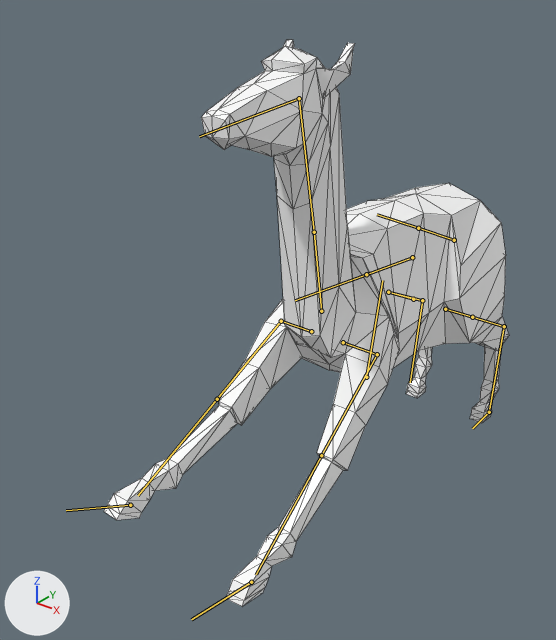
What one commit did to the glTF model dist-wax/assets/rig-a-jig/Llama_skinned.glb.
One viewpoint serves both versions: a 50 mm camera at (4.04, -6.5, 6.23) aimed at (-0.56, -0.75, 2.67). Arrows for +X, +Y and +Z are at lower left; the lights stay in place. The picture after the commit comes second. Both versions are drawn at frame 9 of the action 'Jump'; the numbers are the values there. The bones that change, and the others that lie on the model, are drawn over the model as lines. Mesh edges are drawn as thin lines.

The first picture shows 'Llama'.
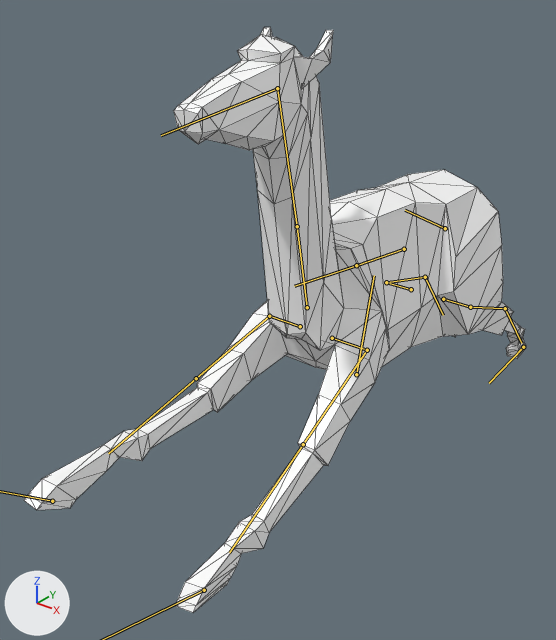
Pixel boxes [x1, y1, x2, y2] of what changed, in the pictures (556 x 640 px):
'Llama', posed (24% wider): before [104, 40, 509, 606]; after [24, 27, 526, 612]
bone 'Body', root to tip: before (366, 377) to (382, 280); after (356, 374) to (374, 275)
bone 'FrontLeg.R', root to tip: before (311, 331) to (281, 321); after (300, 326) to (269, 316)
bone 'BackLeg.R', root to tip: before (413, 299) to (388, 292); after (411, 289) to (386, 282)
bone 'BackLowLeg.R', root to tip: before (422, 300) to (410, 382); after (425, 277) to (443, 315)
bone 'FrontLeg.L', root to tip: before (343, 342) to (377, 354); after (332, 338) to (367, 350)
bone 'BackLeg.L', root to tip: before (445, 309) to (472, 317); after (443, 299) to (470, 307)
bone 'BackLowLeg.L', root to tip: before (504, 326) to (489, 412); after (505, 308) to (521, 343)
bone 'Back', root to tip: before (454, 240) to (418, 228); after (445, 228) to (405, 210)
bone 'Shoulders', root to tip: before (321, 311) to (314, 232); after (307, 307) to (297, 226)
bone 'Hips', root to tip: before (412, 257) to (366, 274); after (404, 249) to (356, 265)
bone 'BackFoot.L', root to tip: before (489, 412) to (472, 428); after (523, 347) to (489, 383)

The change in detail:
Bone 'FrontFoot.R' (bone_frontfoot_r) moves from (0.0, 1.9, -1.45) to (0.0, 2.69, -2.0).
Bone 'FrontFoot.R' (bone_frontfoot_r) turns from (-29, 0, 0) to (-40, 0, 0) degrees about its own x, y and z.
Bone 'Body' (bone_body) moves from (0.0, -0.04, -0.17) to (0.0, 0.09, 0.04).
Bone 'Body' (bone_body) turns from (-11, 0, 0) to (-12, 0, 0) degrees about its own x, y and z.
Bone 'FrontLeg.R' (bone_frontleg_r) turns from (0, 45, 0) to (0, 56, 0) degrees about its own x, y and z.
Bone 'BackLeg.R' (bone_backleg_r) moves from (0.03, 0.0, -0.19) to (0.11, 0.0, -0.31).
Bone 'BackLeg.R' (bone_backleg_r) turns from (0, -56, 0) to (0, -68, 0) degrees about its own x, y and z.
Bone 'BackLowLeg.R' (bone_backlowleg_r) turns from (-44, 0, 0) to (-9, 0, 0) degrees about its own x, y and z.
Bone 'FrontLeg.L' (bone_frontleg_l) turns from (0, -32, 0) to (0, -40, 0) degrees about its own x, y and z.
Bone 'BackLeg.L' (bone_backleg_l) moves from (0.02, 0.0, 0.19) to (0.1, 0.0, 0.3).
Bone 'BackLeg.L' (bone_backleg_l) turns from (0, 55, 0) to (0, 62, 0) degrees about its own x, y and z.
Bone 'BackLowLeg.L' (bone_backlowleg_l) turns from (-42, 0, 0) to (1, 0, 0) degrees about its own x, y and z.
Bone 'Back' (bone_back) moves from (-0.01, 0.18, -0.34) to (0.0, 0.36, -0.42).
Bone 'Back' (bone_back) turns from (1, -1, 6) to (0, 0, 0) degrees about its own x, y and z.
Bone 'Shoulders' (bone_shoulders) moves from (-0.05, -0.52, 0.24) to (-0.04, -0.53, 0.2).
Bone 'Shoulders' (bone_shoulders) turns from (-10, 0, -1) to (-12, 0, -1) degrees about its own x, y and z.
Bone 'Hips' (bone_hips) moves from (0.0, 0.34, 0.05) to (0.0, 0.37, 0.1).
Bone 'FrontFoot.L' (bone_frontfoot_l) moves from (0.0, 1.58, -0.99) to (0.0, 2.17, -1.36).
Bone 'FrontFoot.L' (bone_frontfoot_l) turns from (-13, 0, 0) to (-18, 0, 0) degrees about its own x, y and z.
Bone 'BackFoot.L' (bone_backfoot_l) moves from (0.0, -1.16, -0.26) to (0.0, -2.14, -0.88).
Bone 'BackFoot.L' (bone_backfoot_l) turns from (0, 0, 0) to (4, 0, 0) degrees about its own x, y and z.
